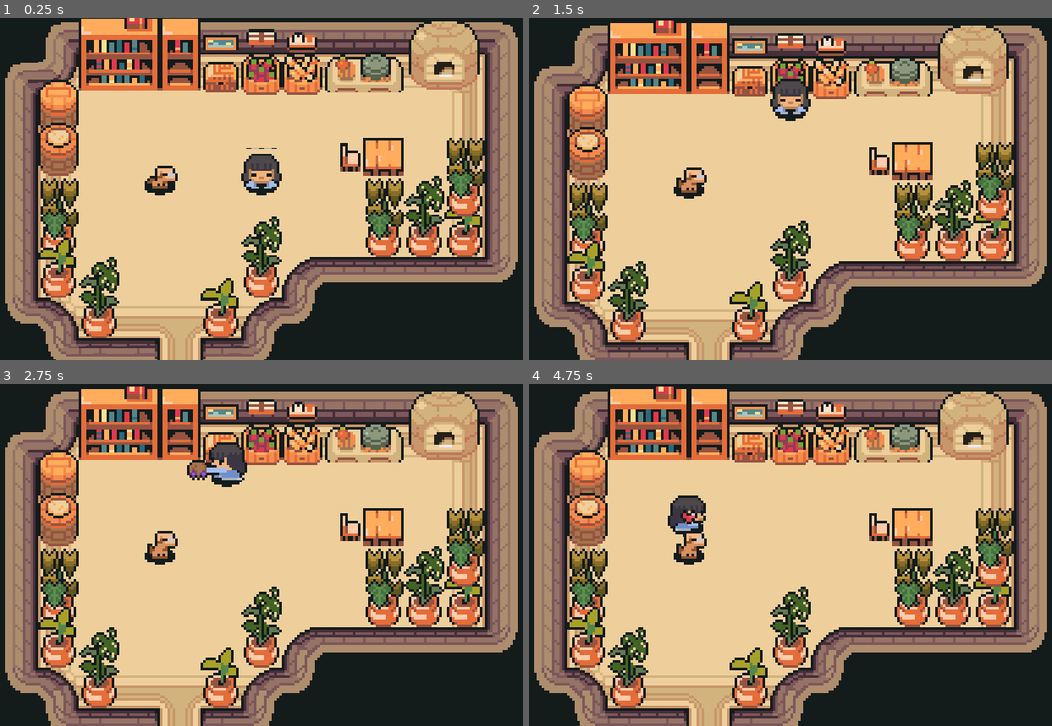
Above: before the commit, frames 1-4 (two rows, left to right).
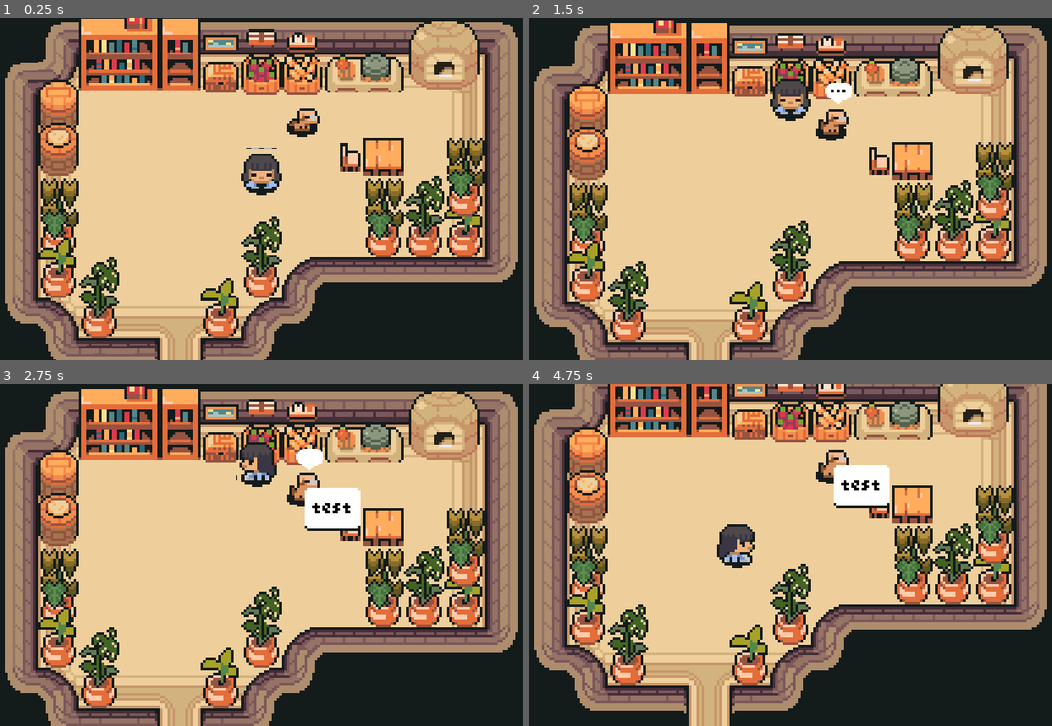
Above: after the commit, the same moments.

Repository: gynura/to_you
Game: Godot game, scene res://scenes/maps/heroine_house_interior.tscn
The game is run twice, just before and just after one commit, with the same random seed, the same clock (stepped at 60 frames per second) and the same inputs. This scene is started directly instead of the project's main scene.
Inputs:
- Up to frame 1 (0.25 s): no input
- Up to frame 2 (1.5 s): hold Space (advance_dialog, bound only after the commit) 0.53-1.28 s; hold W (ui_up) from 0.53 s (still down); tap E (interact_button) at 0.6 s; tap Space (advance_dialog, bound only after the commit) at 1.35 s
- Up to frame 3 (2.75 s): tap E (interact_button) at 1.55 s; release W (ui_up) at 2.03 s; hold A (ui_left) from 2.03 s (still down); hold J (attack_button) from 2.03 s (still down); tap Space (advance_dialog, bound only after the commit) at 2.3 s
- Up to frame 4 (4.75 s): release J (attack_button) at 2.78 s; tap E (interact_button) at 2.85, 4.35 s; release A (ui_left) at 3.53 s; hold S (ui_down) 3.53-4.28 s; hold Space (advance_dialog, bound only after the commit) 3.53-4.28 s; hold D (ui_right) from 4.28 s (still down)

The runs differ from the first frame. In frame 1, 0.7% of the frame differs, in the area x 27-62%, y 26-52%; in frame 2, 1.0%; in frame 3, 3.9%; in frame 4, 48%, in the area x 0-100%, y 0-100%.
Error after the commit: Invalid call to function 'display_text' in base 'MarginContainer (text_box.gd)'. Expected 2 arguments. (res://scenes/singletons/dialog_manager.gd:41)

Commit message:
dialog system implemented + frog npc first iteration

Diff:
--- a/project.godot
+++ b/project.godot
@@ -14,6 +14,10 @@
 run/main_scene="res://scenes/maps/world.tscn"
 config/features=PackedStringArray("4.1", "Forward Plus")
 config/icon="res://icon.svg"
+
+[autoload]
+
+DialogManager="*res://scenes/singletons/dialog_manager.gd"
 
 [display]
 
@@ -63,6 +67,13 @@
 "events": [Object(InputEventKey,"resource_local_to_scene":false,"resource_name":"","device":-1,"window_id":0,"alt_pressed":false,"shift_pressed":false,"ctrl_pressed":false,"meta_pressed":false,"pressed":false,"keycode":0,"physical_keycode":69,"key_label":0,"unicode":101,"echo":false,"script":null)
 ]
 }
+advance_dialog={
+"deadzone": 0.5,
+"events": [Object(InputEventKey,"resource_local_to_scene":false,"resource_name":"","device":-1,"window_id":0,"alt_pressed":false,"shift_pressed":false,"ctrl_pressed":false,"meta_pressed":false,"pressed":false,"keycode":0,"physical_keycode":32,"key_label":0,"unicode":32,"echo":false,"script":null)
+, Object(InputEventKey,"resource_local_to_scene":false,"resource_name":"","device":-1,"window_id":0,"alt_pressed":false,"shift_pressed":false,"ctrl_pressed":false,"meta_pressed":false,"pressed":false,"keycode":0,"physical_keycode":4194309,"key_label":0,"unicode":0,"echo":false,"script":null)
+, null, Object(InputEventMouseButton,"resource_local_to_scene":false,"resource_name":"","device":-1,"window_id":0,"alt_pressed":false,"shift_pressed":false,"ctrl_pressed":false,"meta_pressed":false,"button_mask":0,"position":Vector2(0, 0),"global_position":Vector2(0, 0),"factor":1.0,"button_index":1,"canceled":false,"pressed":false,"double_click":false,"script":null)
+]
+}
 
 [rendering]
 
--- /dev/null
+++ b/scenes/UI/dialog_marker.tscn
@@ -0,0 +1,10 @@
+[gd_scene load_steps=2 format=3 uid="uid://d3g7ft8fpm63y"]
+
+[ext_resource type="Texture2D" uid="uid://rb4dyv3hwcpi" path="res://assets/sprites/UI/dialog_marker.png" id="1_ut1f7"]
+
+[node name="DialogMarker" type="Sprite2D"]
+visible = false
+z_index = 20
+texture = ExtResource("1_ut1f7")
+offset = Vector2(-8, -12)
+flip_h = true
--- /dev/null
+++ b/scenes/UI/text_box.gd
@@ -0,0 +1,56 @@
+extends MarginContainer
+
+
+@onready var label = $MarginContainer/Label
+@onready var timer = $LetterDisplayTimer
+@onready var dialog_marker = $DialogMarker
+
+const MAX_WIDTH = 256
+
+var text = ""
+var letter_index = 0
+var letter_time = 0.03
+var space_time = 0.06
+var punctuation_time = 0.2
+var marker_position_x = 7
+var marker_position_y = 17
+
+signal finished_display()
+
+func display_text(text_to_display: String, speaker_position: Vector2):
+	text = text_to_display
+	label.text = text_to_display
+
+	await resized
+	custom_minimum_size.x = min(size.x, MAX_WIDTH)
+
+	if size.x > MAX_WIDTH:
+		label.autowrap_mode = TextServer.AUTOWRAP_WORD
+		await resized # waiting for the x resize
+		await resized # waiting for the y resize
+		custom_minimum_size.y = size.y
+
+	global_position.x -= size.x/2
+	global_position.y -= size.y + 12
+
+	label.text = ""
+	_display_letter()
+
+func _display_letter():
+	label.text += text[letter_index]
+
+	letter_index += 1
+	if letter_index >= text.length():
+		finished_display.emit()
+		return
+
+	match text[letter_index]:
+		"!", ".", ",", "?":
+			timer.start(punctuation_time)
+		" ":
+			timer.start(space_time)
+		_:
+			timer.start(letter_time)
+
+func _on_letter_display_timer_timeout():
+	_display_letter()
--- /dev/null
+++ b/scenes/UI/text_box.tscn
@@ -0,0 +1,42 @@
+[gd_scene load_steps=4 format=3 uid="uid://8wh183bxshql"]
+
+[ext_resource type="Script" path="res://scenes/UI/text_box.gd" id="1_0oaiw"]
+[ext_resource type="Texture2D" uid="uid://depf8olpl4saj" path="res://assets/sprites/UI/dialog_box.png" id="1_ul48n"]
+[ext_resource type="FontFile" uid="uid://brgc8ctbo381j" path="res://assets/fonts/TeenyTinyPixls-o2zo.ttf" id="2_bpdwm"]
+
+[node name="TextBox" type="MarginContainer"]
+z_index = 19
+offset_top = -20.0
+offset_right = 22.0
+offset_bottom = -3.0
+script = ExtResource("1_0oaiw")
+
+[node name="NinePatchRect" type="NinePatchRect" parent="."]
+layout_mode = 2
+texture = ExtResource("1_ul48n")
+region_rect = Rect2(0, 0, 8, 8)
+patch_margin_left = 6
+patch_margin_top = 6
+patch_margin_right = 6
+patch_margin_bottom = 6
+
+[node name="MarginContainer" type="MarginContainer" parent="."]
+layout_direction = 2
+layout_mode = 2
+theme_override_constants/margin_left = 3
+theme_override_constants/margin_top = 4
+theme_override_constants/margin_right = 3
+theme_override_constants/margin_bottom = 4
+
+[node name="Label" type="Label" parent="MarginContainer"]
+layout_mode = 2
+theme_override_colors/font_color = Color(0, 0, 0, 1)
+theme_override_fonts/font = ExtResource("2_bpdwm")
+theme_override_font_sizes/font_size = 5
+text = "test"
+vertical_alignment = 1
+
+[node name="LetterDisplayTimer" type="Timer" parent="."]
+one_shot = true
+
+[connection signal="timeout" from="LetterDisplayTimer" to="." method="_on_letter_display_timer_timeout"]
--- a/scenes/maps/heroine_house_interior.tscn
+++ b/scenes/maps/heroine_house_interior.tscn
@@ -3734,7 +3734,7 @@
 
 [node name="Doggy" parent="." node_paths=PackedStringArray("player") instance=ExtResource("7_aik6a")]
 y_sort_enabled = true
-position = Vector2(81, 96)
+position = Vector2(137, 73)
 player = NodePath("../player")
 
 [node name="player" parent="." instance=ExtResource("4_50fkm")]
--- a/scenes/maps/world.tscn
+++ b/scenes/maps/world.tscn
@@ -1,10 +1,11 @@
-[gd_scene load_steps=6 format=3 uid="uid://bwgdnxq0stih8"]
+[gd_scene load_steps=7 format=3 uid="uid://bwgdnxq0stih8"]
 
 [ext_resource type="TileSet" uid="uid://kbn7x6shxee4" path="res://assets/tilesets/general.tres" id="1_ebr85"]
 [ext_resource type="PackedScene" uid="uid://c6p6x8iafg34y" path="res://scenes/player.tscn" id="1_tgu7y"]
 [ext_resource type="PackedScene" uid="uid://dpc3uv2h0ppfo" path="res://scenes/utils/falling_leaves.tscn" id="3_4b6nf"]
 [ext_resource type="PackedScene" uid="uid://27tp05alwpr6" path="res://scenes/enemies/flame_enemy.tscn" id="4_pjeim"]
 [ext_resource type="PackedScene" uid="uid://cvl5rx7otydvs" path="res://scenes/UI/GUI.tscn" id="5_usumc"]
+[ext_resource type="PackedScene" uid="uid://b16k6lc6f58y" path="res://scenes/npcs/froggy.tscn" id="6_sc125"]
 
 [node name="world" type="Node2D"]
 y_sort_enabled = true
@@ -59,4 +60,7 @@
 
 [node name="GUI" parent="." instance=ExtResource("5_usumc")]
 
+[node name="Froggy" parent="." instance=ExtResource("6_sc125")]
+position = Vector2(413, 36)
+
 [connection signal="health_change" from="player" to="GUI" method="_on_player_health_change"]
--- a/scenes/npcs/doggy.gd
+++ b/scenes/npcs/doggy.gd
@@ -84,7 +84,15 @@
 	set_process(false)
 	$AnimatedSprite2D.play("idle")
 	pet_dog.emit()
-	controlHeartParticle()
+	#controlHeartParticle()
+
+	# TODO REMOVE THIS
+	var lines: Array[String] = [
+		"Esto es un test",
+		"Test test test test test test",
+		"Zzzzzz",
+	]
+	DialogManager.start_dialog(global_position, lines)
 
 func controlHeartParticle():
 	if $HeartTimer.is_stopped():
--- /dev/null
+++ b/scenes/npcs/froggy.tscn
@@ -0,0 +1,54 @@
+[gd_scene load_steps=8 format=3 uid="uid://b16k6lc6f58y"]
+
+[ext_resource type="Texture2D" uid="uid://bfchr17fx3y4p" path="res://assets/sprites/characters/forest_frog.png" id="1_npniw"]
+[ext_resource type="Texture2D" uid="uid://8yxjss2chffo" path="res://assets/sprites/characters/Shadow.png" id="2_o2rv1"]
+
+[sub_resource type="AtlasTexture" id="AtlasTexture_r76st"]
+atlas = ExtResource("1_npniw")
+region = Rect2(0, 0, 16, 16)
+
+[sub_resource type="AtlasTexture" id="AtlasTexture_5tc5b"]
+atlas = ExtResource("1_npniw")
+region = Rect2(16, 0, 16, 16)
+
+[sub_resource type="AtlasTexture" id="AtlasTexture_w5lyf"]
+atlas = ExtResource("1_npniw")
+region = Rect2(32, 0, 16, 16)
+
+[sub_resource type="AtlasTexture" id="AtlasTexture_0w4vl"]
+atlas = ExtResource("1_npniw")
+region = Rect2(48, 0, 16, 16)
+
+[sub_resource type="SpriteFrames" id="SpriteFrames_jdnr7"]
+animations = [{
+"frames": [{
+"duration": 0.8,
+"texture": SubResource("AtlasTexture_r76st")
+}, {
+"duration": 0.6,
+"texture": SubResource("AtlasTexture_5tc5b")
+}, {
+"duration": 0.8,
+"texture": SubResource("AtlasTexture_w5lyf")
+}, {
+"duration": 0.8,
+"texture": SubResource("AtlasTexture_0w4vl")
+}],
+"loop": true,
+"name": &"iddle",
+"speed": 5.0
+}]
+
+[node name="Froggy" type="CharacterBody2D"]
+
+[node name="Sprite2D" type="AnimatedSprite2D" parent="."]
+y_sort_enabled = true
+position = Vector2(0, -8)
+sprite_frames = SubResource("SpriteFrames_jdnr7")
+animation = &"iddle"
+autoplay = "iddle"
+frame_progress = 0.334879
+
+[node name="Shadow" type="Sprite2D" parent="."]
+show_behind_parent = true
+texture = ExtResource("2_o2rv1")
--- /dev/null
+++ b/scenes/singletons/dialog_manager.gd
@@ -0,0 +1,45 @@
+extends Node
+
+@onready var text_box_scene = preload("res://scenes/UI/text_box.tscn")
+
+var dialog_lines : Array[String] = []
+var current_line_index = 0
+
+var text_box
+var text_box_position: Vector2
+
+var is_dialog_active = false
+var can_advance_line = false
+
+func _unhandled_input(event):
+	if (event.is_action_pressed("advance_dialog") && is_dialog_active && can_advance_line):
+		text_box.queue_free()
+
+		current_line_index += 1
+		if current_line_index >= dialog_lines.size():
+			is_dialog_active = false
+			current_line_index = 0
+			return
+
+		_show_text_box()
+
+func start_dialog(position: Vector2, lines: Array[String]):
+	if is_dialog_active:
+		return
+
+	dialog_lines = lines
+	text_box_position = position
+	_show_text_box()
+
+	is_dialog_active = true
+
+func _show_text_box():
+	text_box = text_box_scene.instantiate()
+	text_box.finished_display.connect(_on_text_box_finished_displaying)
+	get_tree().root.add_child(text_box)
+	text_box.global_position = text_box_position
+	text_box.display_text(dialog_lines[current_line_index])
+	can_advance_line = false
+
+func _on_text_box_finished_displaying():
+	can_advance_line = true
Binary file added: assets/fonts/TeenyTinyPixls-o2zo.ttf
Not shown, added: assets/fonts/TeenyTinyPixls-o2zo.ttf.import
Binary file added: assets/sprites/UI/dialog_box.png
Not shown, added: assets/sprites/UI/dialog_box.png.import
Binary file added: assets/sprites/UI/dialog_marker.png
Not shown, added: assets/sprites/UI/dialog_marker.png.import
Binary file added: assets/sprites/characters/forest_frog.png
Not shown, added: assets/sprites/characters/forest_frog.png.import
Binary file added: assets/sprites/characters/forest_frog_v2.png
Not shown, added: assets/sprites/characters/forest_frog_v2.png.import
Not shown: 1 places in scenes/player.tscn that only renumber resources
